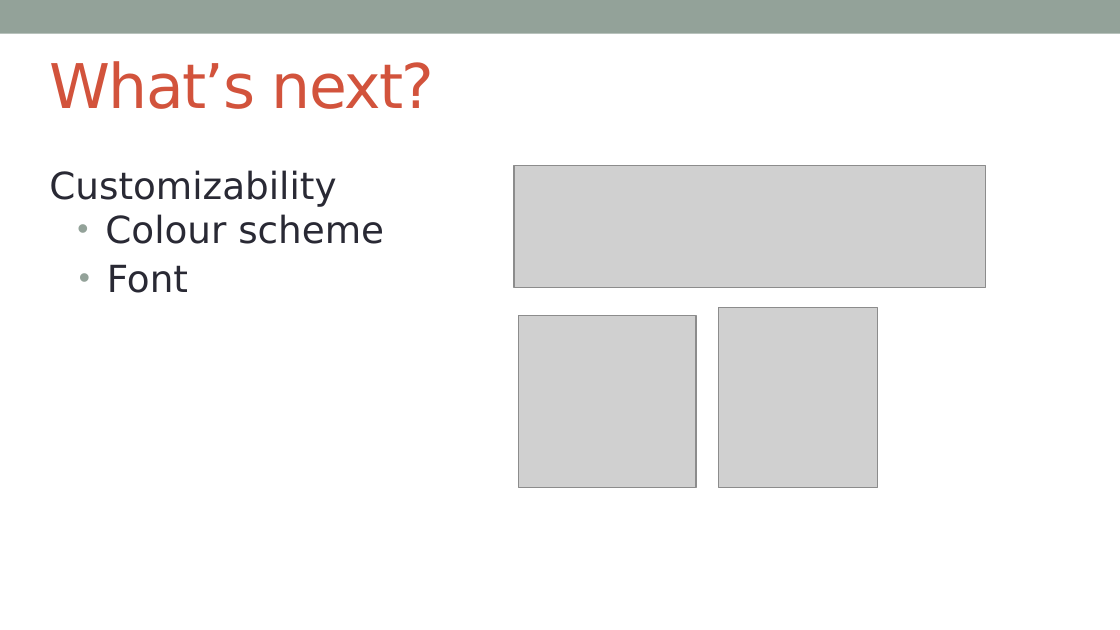
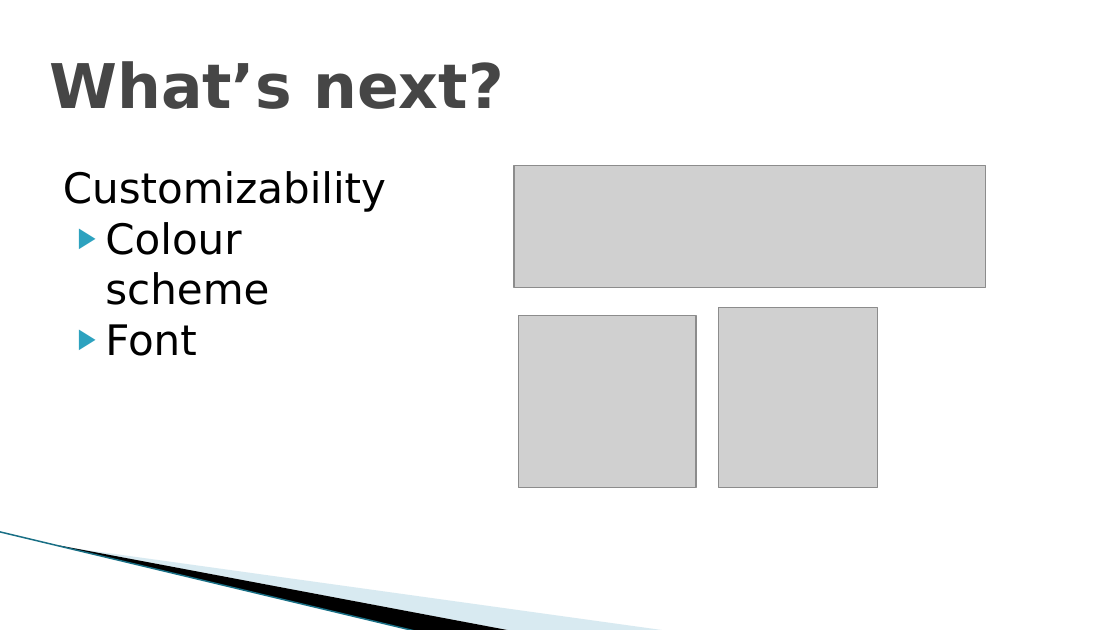
Before and after one commit to riwu/CS2101, a slide deck: slide 20 of WURI OP2.pptx (slide 6 before the commit). Drawn at 1120x630 pixels with LibreOffice and Linux fonts; fonts in the diff are those of the drawing; grey boxes stand for pictures; background and template pictures are left out. Boxes give left, top, right and bottom in pixels: in the first picture for what was removed or moved away, otherwise in the second. Text is boxed around its words. In the diff, an @@ line names an element or a change of style, - is before the commit and + after.

```diff
--- a/WURI OP2.pptx
+++ b/WURI OP2.pptx
@@ rectangle removed at (0,0,1120,34) @@
@@ title "What’s next?" at (49,61,503,109): text colour #D2533C to #464646, letter spacing -1 to 0 pt, bold on @@
@@ text at (63,171,386,305): size 24 to 27 pt, text colour #292934 to #000000 in "Customizability", "Colour scheme"; indent changed; bullet • to ▶; bullet colour #93A299 to #2DA2BF @@
@@ text removed at (107,264,188,293) @@
-• Font
@@ text at (105,324,196,356): paragraph added @@
+▶ Font
@@ freeform shape added at (87,459,553,591), fill #A0CBDC at 40% opacity @@
@@ freeform shape added at (0,531,459,608), fill #000000 @@
@@ line added from (0, 532) to (416, 630), #97C5D8 0.95 pt @@
```
Also in this commit, not shown: 8 other slides changed, 15 slides added, 1 slide removed.
